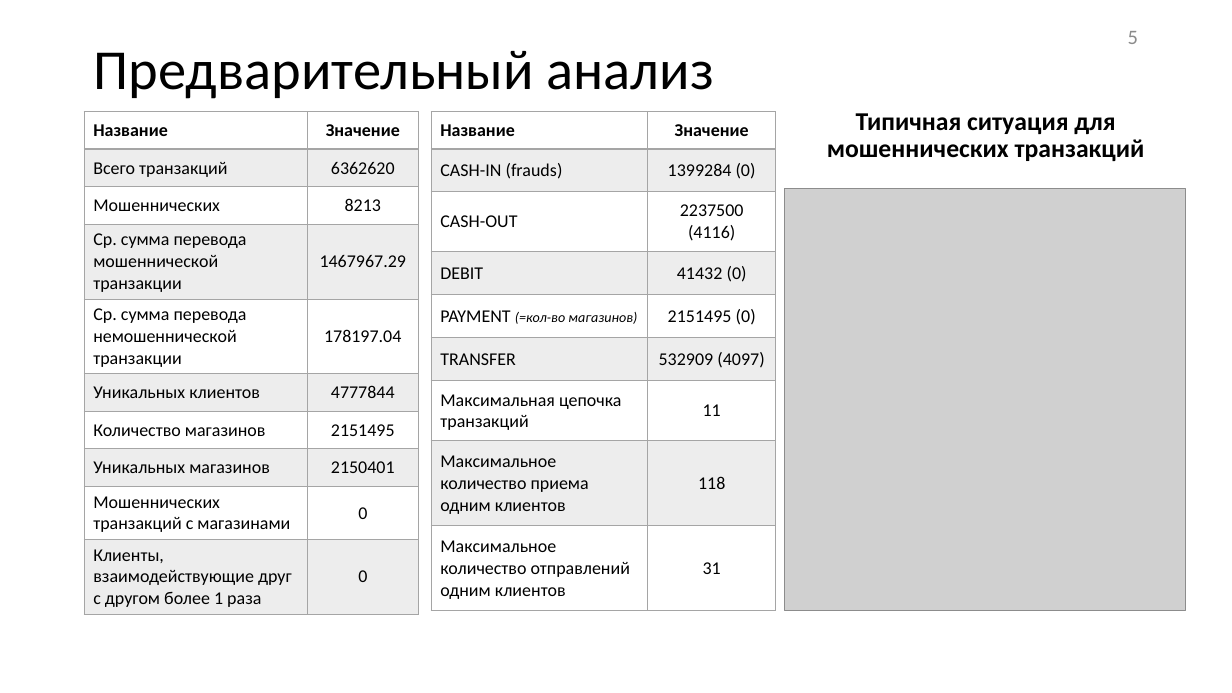
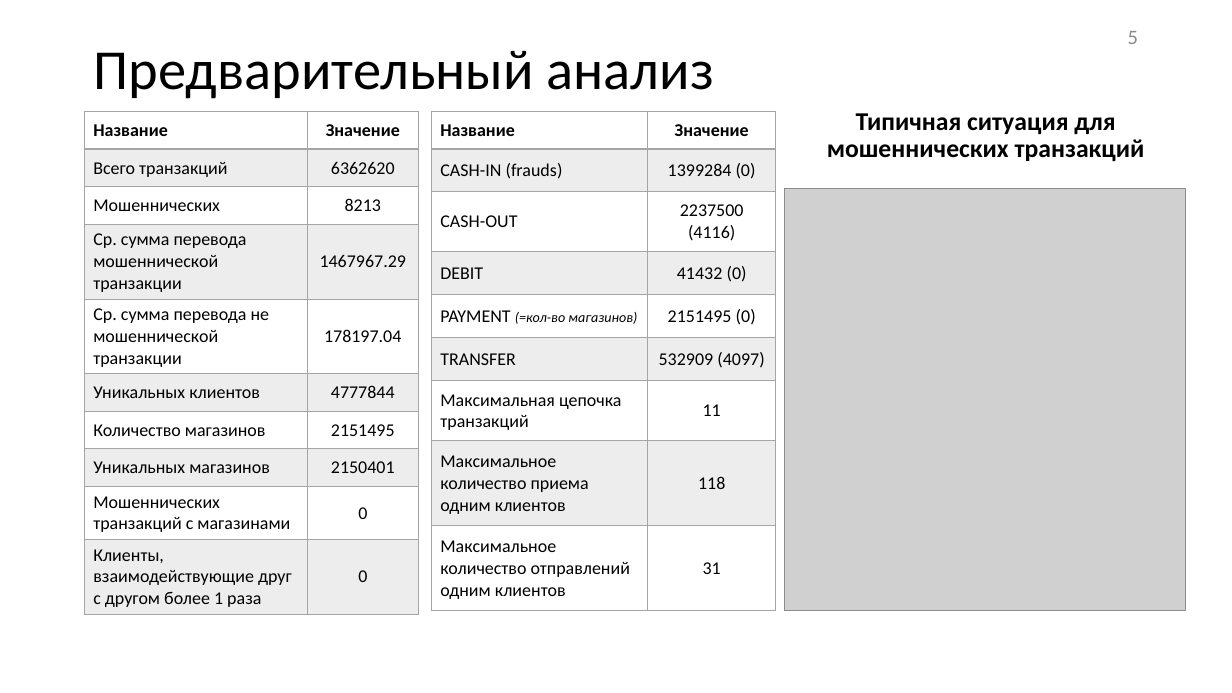
Before and after one commit to desoo40/mai_labs, a slide deck: slide 5 of diploma/00 Отчетность/0 Текст и презентация/Применение_графов_для_классификации.pptx. Drawn at 1232x693 pixels with LibreOffice and Linux fonts; fonts in the diff are those of the drawing; grey boxes stand for pictures. Boxes give left, top, right and bottom in pixels: in the first picture for what was removed or moved away, otherwise in the second. Text is boxed around its words. In the diff, an @@ line names an element or a change of style, - is before the commit and + after.

```diff
--- a/diploma/00 Отчетность/0 Текст и презентация/Применение_графов_для_классификации.pptx
+++ b/diploma/00 Отчетность/0 Текст и презентация/Применение_графов_для_классификации.pptx
@@ table at (84, 112, 419, 611) @@
-row 5, column 1: Ср. сумма перевода немошеннической транзакции
+row 5, column 1: Ср. сумма перевода не мошеннической транзакции
```
Also in this commit, not shown: 6 other slides changed, 1 slide added, 51 other files.
